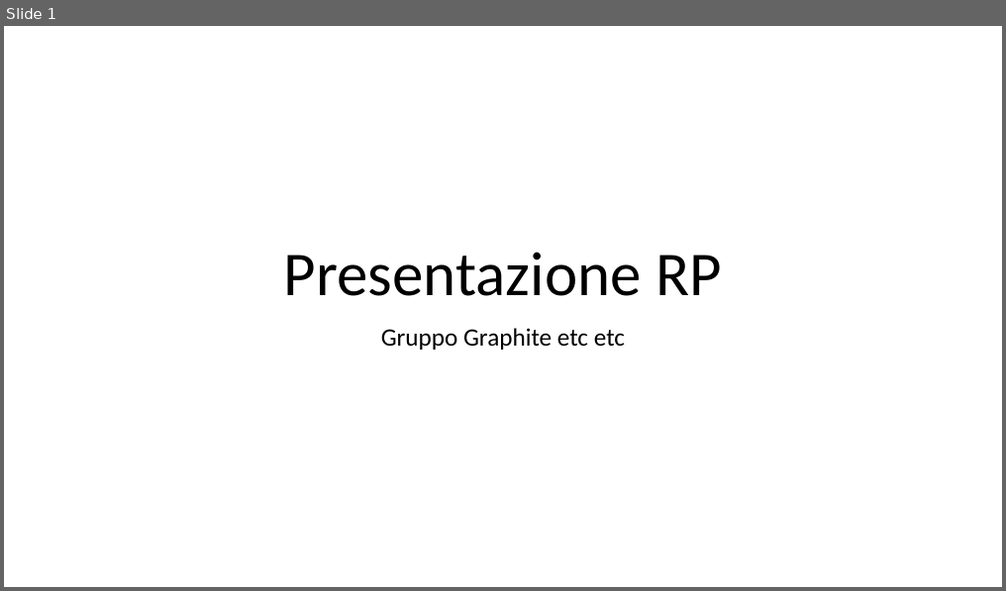
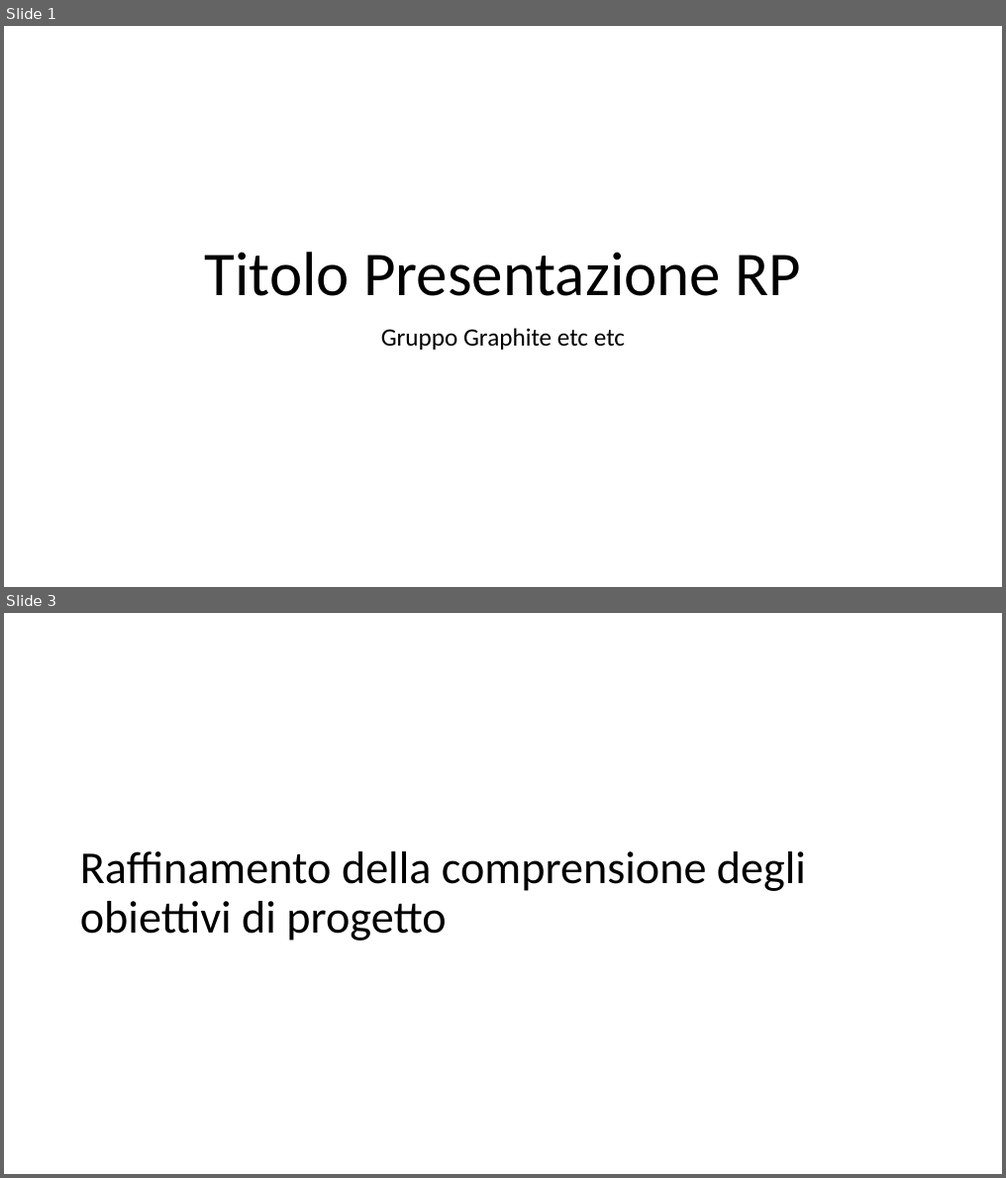
Before and after one commit to Italiaracerx/progettoSWE, a slide deck: Presentazioni/Presentazione RP 19-03-2018.pptx. Shown one above the other, each under a label of ours: slide 1 before the commit, slides 1 and 3 after it; the slides between them are not shown. The pictures are 1006x591 and 1006x1178 pixels, drawn with LibreOffice and Linux fonts; fonts in the diff are those of the drawing. Boxes give left, top, right and bottom in pixels: in the first picture for what was removed or moved away, otherwise in the second. Text is boxed around its words. In the diff, an @@ line names an element or a change of style, - is before the commit and + after.

```diff
--- a/Presentazioni/Presentazione RP 19-03-2018.pptx
+++ b/Presentazioni/Presentazione RP 19-03-2018.pptx
@@ slide 3 added at <box>4,613,1002,1174</box>, background #FFFFFF @@
@@ title added at <box>80,852,806,941</box>, 44 pt, text #000000 @@
+Raffinamento della comprensione degli obiettivi di progetto
@@ slide 1 changed as well @@
@@ title at <box>205,252,801,296</box>: text changed @@
-Presentazione RP
+Titolo Presentazione RP
```
Also in this commit, not shown: 4 other slides changed, 9 other slides added.
